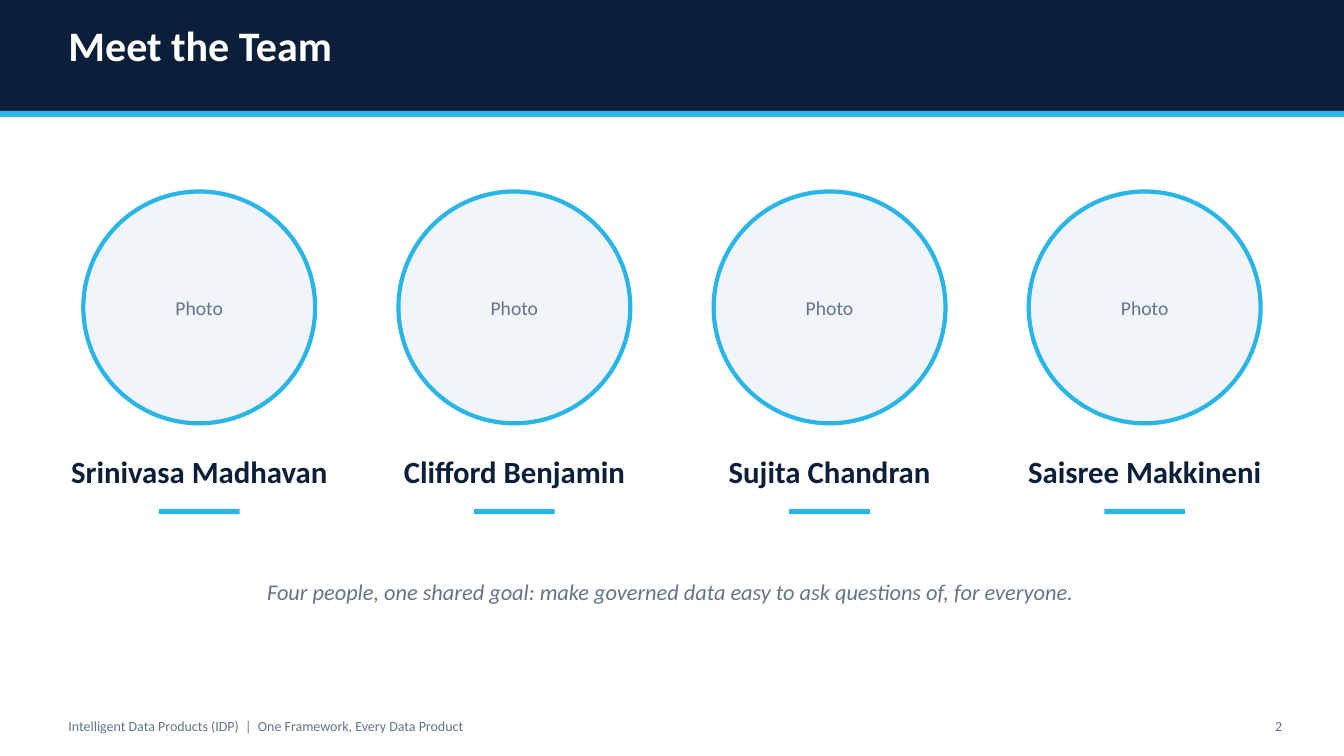
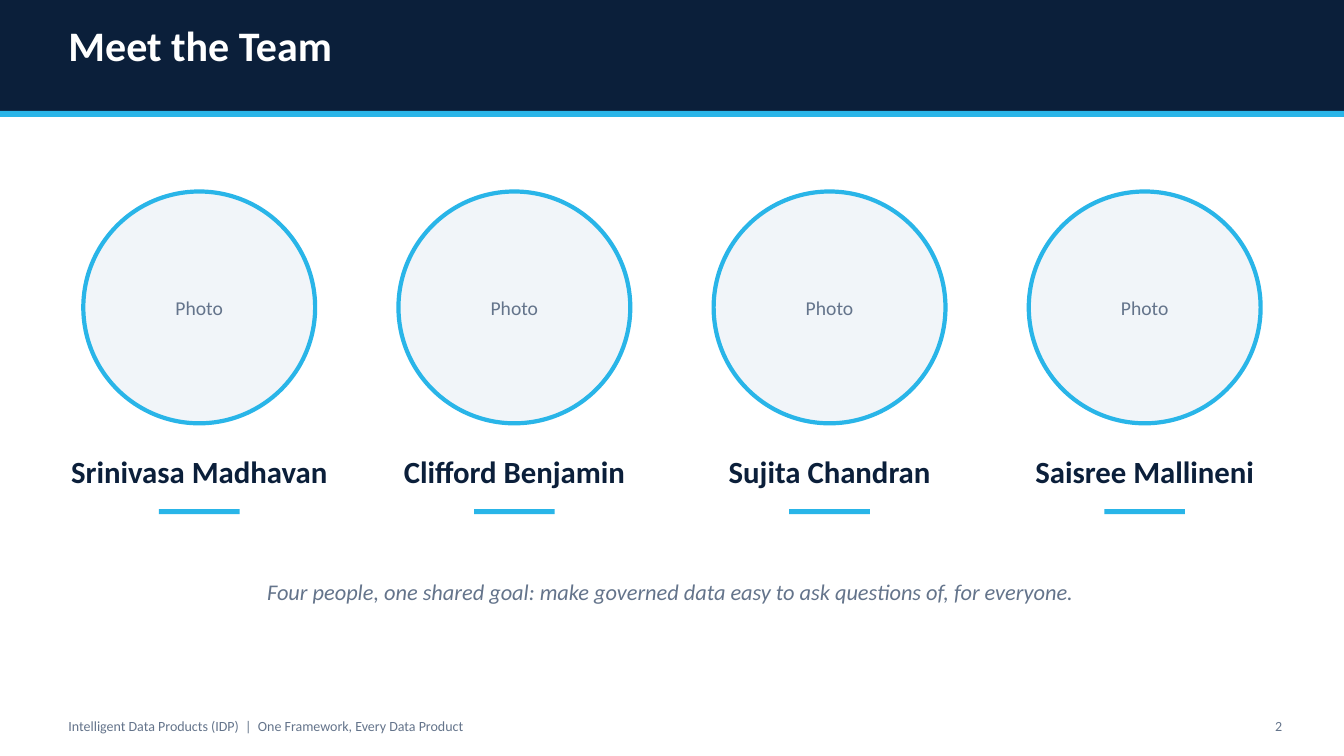
Before and after one commit to madhavank148/snowflake-healthcare-intelligence, a slide deck: slide 2 of presentation/Intelligent_Data_Products.pptx. Drawn at 1344x756 pixels with LibreOffice and Linux fonts; fonts in the diff are those of the drawing. Boxes give left, top, right and bottom in pixels: in the first picture for what was removed or moved away, otherwise in the second. Text is boxed around its words. In the diff, an @@ line names an element or a change of style, - is before the commit and + after.

```diff
--- a/presentation/Intelligent_Data_Products.pptx
+++ b/presentation/Intelligent_Data_Products.pptx
@@ text at (1035,461,1254,484): text changed @@
-Saisree Makkineni
+Saisree Mallineni
```
Also in this commit, not shown: 7 other slides changed, 1 slide added, 4 other files.
